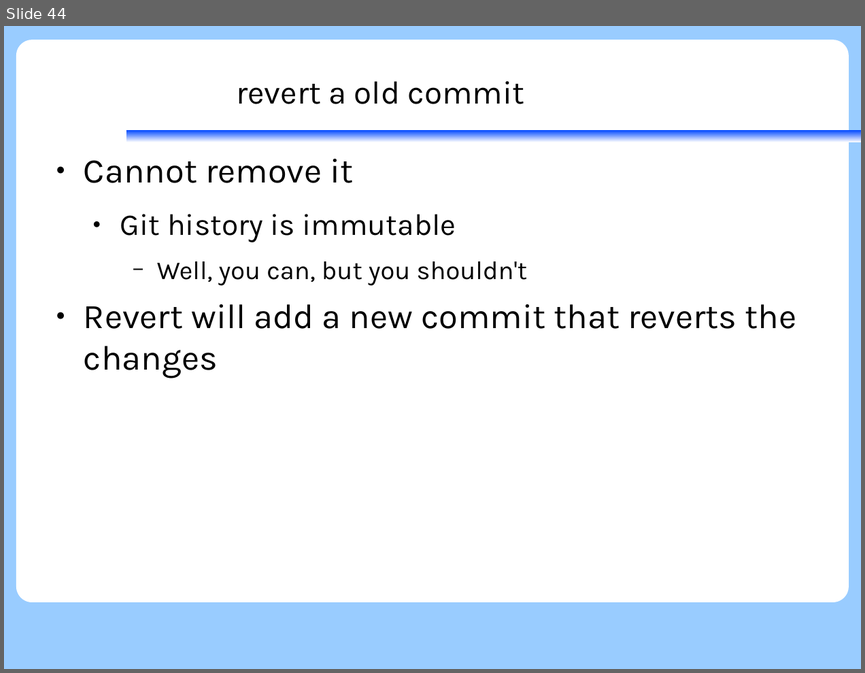
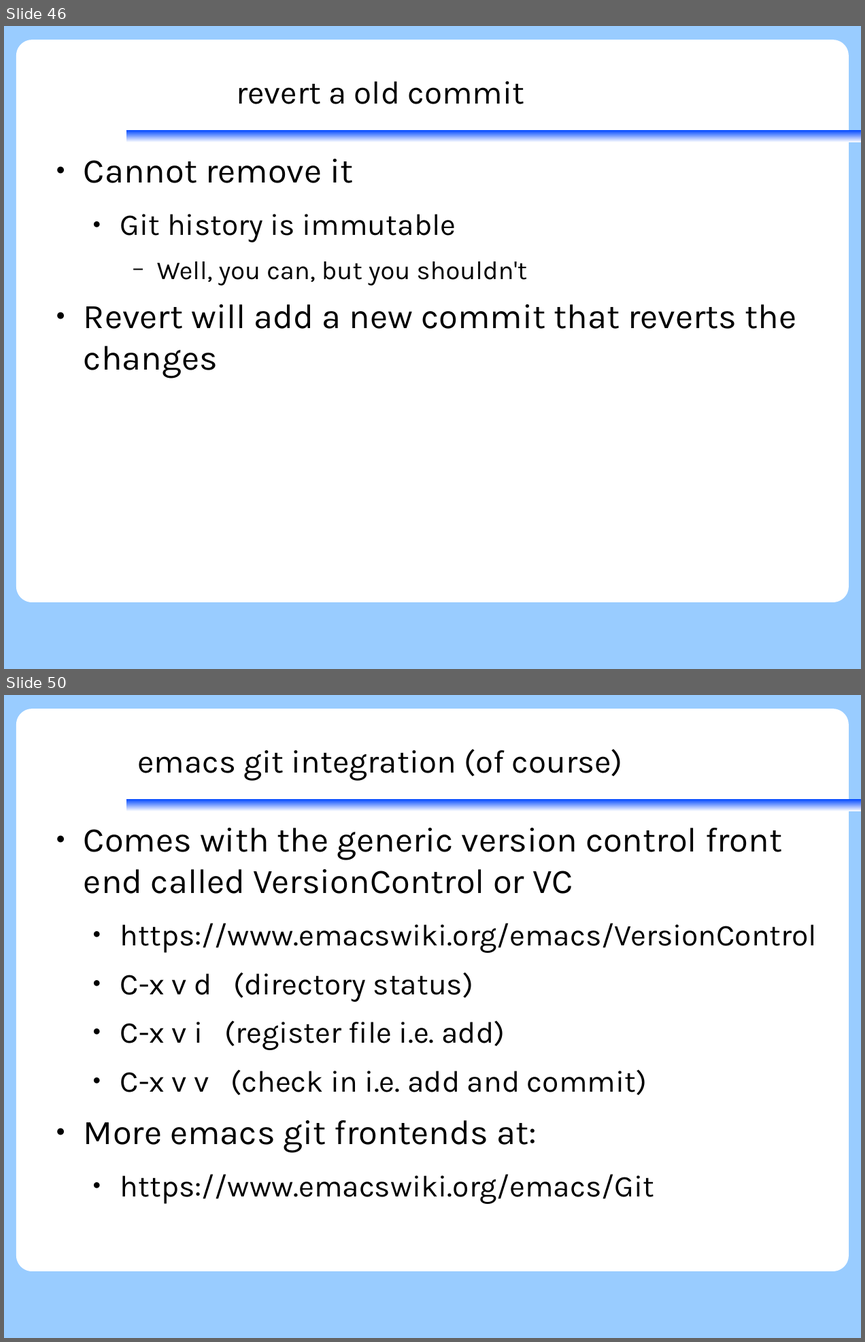
Before and after one commit to KennethNielsen/presentations, a slide deck: gitworkshop/gitworkshop.odp. Shown one above the other, each under a label of ours: slide 44 before the commit, slides 46 and 50 after it; the slides between them are not shown. The pictures are 865x673 and 865x1342 pixels, drawn with LibreOffice and Linux fonts; fonts in the diff are those of the drawing; background and template pictures are left out. Boxes give left, top, right and bottom in pixels: in the first picture for what was removed or moved away, otherwise in the second. Text is boxed around its words. In the diff, an @@ line names an element or a change of style, - is before the commit and + after.

```diff
--- a/gitworkshop/gitworkshop.odp
+++ b/gitworkshop/gitworkshop.odp
@@ slide 50 added at [4,695,861,1338], background #99CCFF; not listed: 2 template elements that a slide beside it also shows @@
@@ title added at [138,749,623,780], 30 pt, text #000000 @@
+emacs git integration (of course)
@@ text added at [84,828,817,1204], 28 pt, text #000000 @@
+● Comes with the generic version control front end called VersionControl or VC
+  ● https://www.emacswiki.org/emacs/VersionControl
+  ● C-x v d (directory status)
+  ● C-x v i (register file i.e. add)
+  ● C-x v v (check in i.e. add and commit)
+● More emacs git frontends at:
+  ● https://www.emacswiki.org/emacs/Git
@@ what was slide 44 is now slide 46 @@
```
Also in this commit, not shown: 7 slides changed, 10 other slides added, 1 other file.
